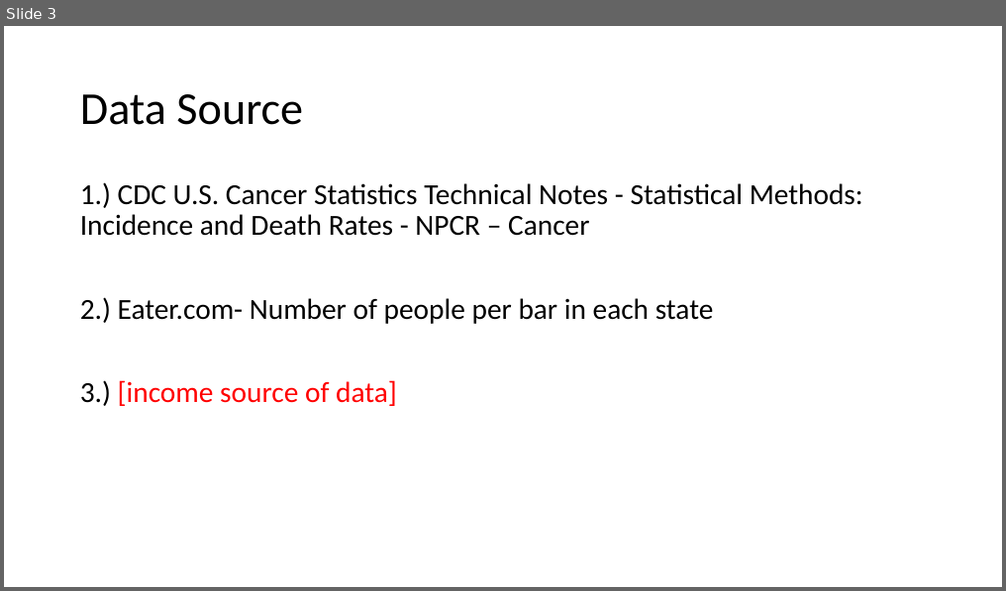
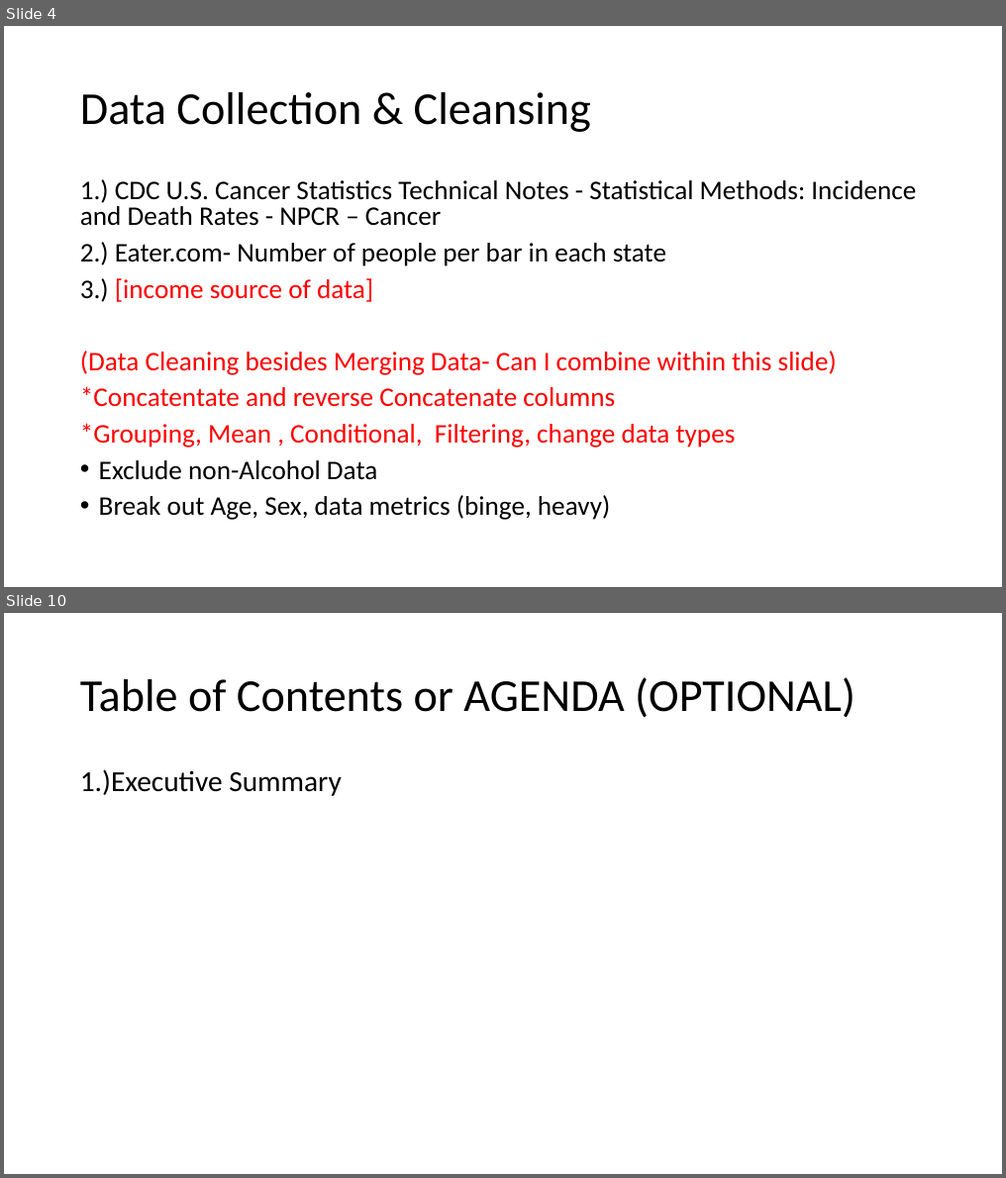
Before and after one commit to cmtaflin/Groupb2, a slide deck: Caused of Alcoholism.pptx. Shown one above the other, each under a label of ours: slide 3 before the commit, slides 4 and 10 after it; the slides between them are not shown. The pictures are 1006x591 and 1006x1178 pixels, drawn with LibreOffice and Linux fonts; fonts in the diff are those of the drawing. Boxes give left, top, right and bottom in pixels: in the first picture for what was removed or moved away, otherwise in the second. Text is boxed around its words. In the diff, an @@ line names an element or a change of style, - is before the commit and + after.

```diff
--- a/Caused of Alcoholism.pptx
+++ b/Caused of Alcoholism.pptx
@@ slide 10 added at box(4, 613, 1002, 1174), background #FFFFFF @@
@@ title added at box(80, 677, 855, 718), 44 pt, text #000000 @@
+Table of Contents or AGENDA (OPTIONAL)
@@ text added at box(80, 769, 342, 796), 28 pt, text #000000 @@
+1.)Executive Summary
@@ what was slide 3 is now slide 4 @@
@@ slide 4 changed as well @@
@@ title at box(80, 92, 591, 132): text changed @@
-Data Source
+Data Collection & Cleansing
@@ text at box(80, 179, 916, 302): size 28 to 25.9 pt in "1.) CDC U.S. Cancer Statistics Technical Notes ...", "2.) Eater.com- Number of people per bar ...", "3.) [income source of data]"; line spacing 0.9 to 0.8 @@
@@ text at box(80, 351, 837, 520): paragraphs added @@
+(Data Cleaning besides Merging Data- Can I combine within this slide)
+*Concatentate and reverse Concatenate columns
+*Grouping, Mean , Conditional, Filtering, change data types
+• Exclude non-Alcohol Data
+• Break out Age, Sex, data metrics (binge, heavy)
```
Also in this commit, not shown: 2 other slides changed, 6 other slides added, 1 slide removed, 4 other files.
